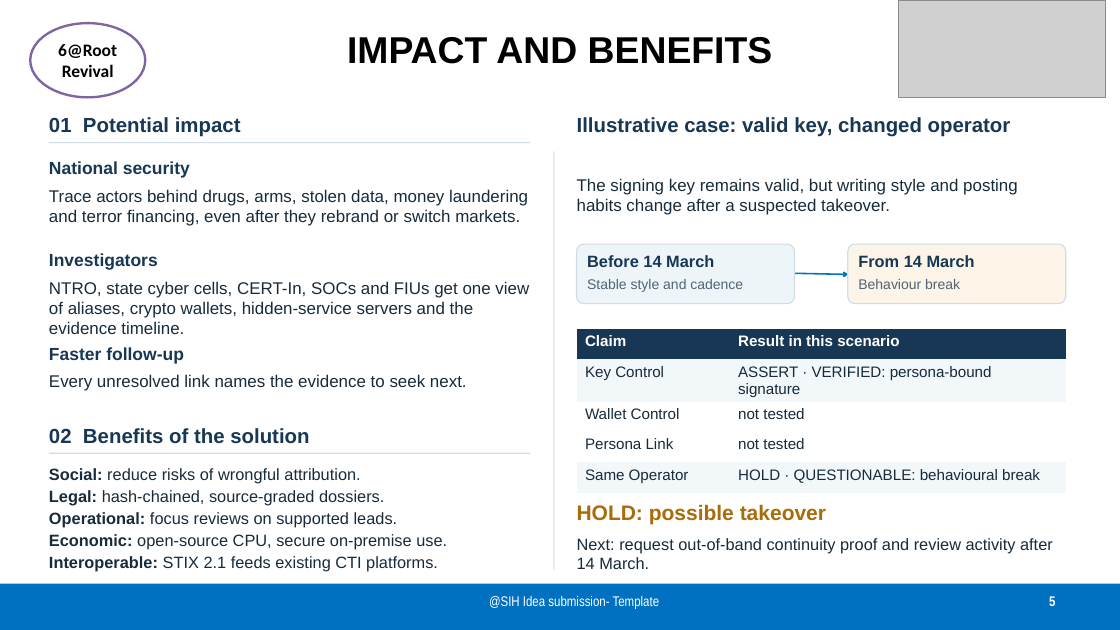
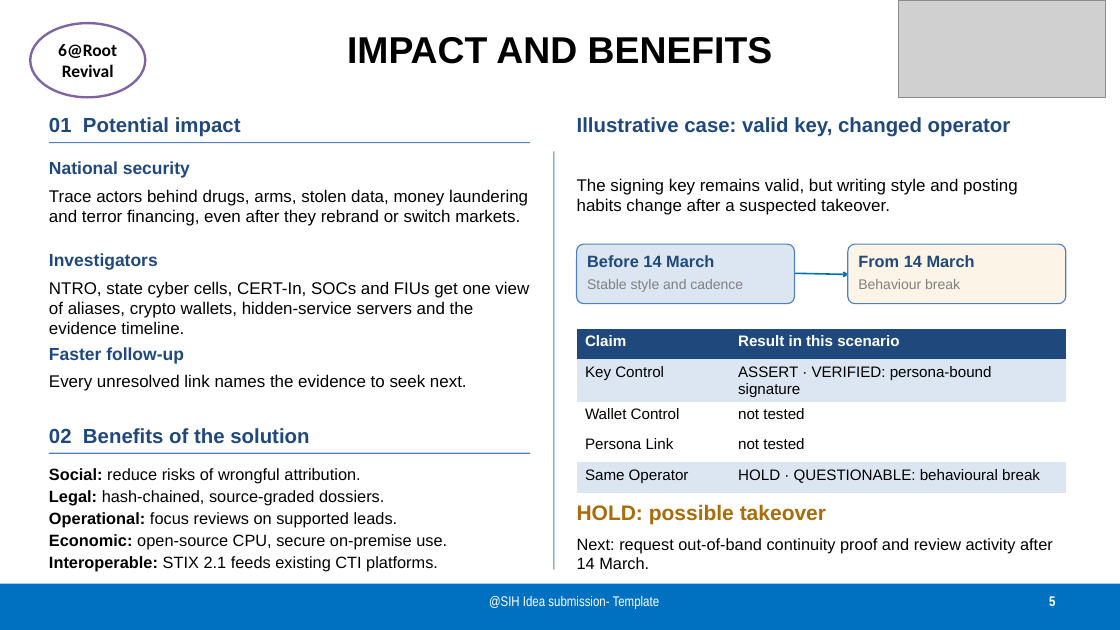
Before and after one commit to nsaharsh11/SakshiAstra, a slide deck: slide 5 of deliverables/SakshiAstra_reviewed.pptx. Drawn at 1120x630 pixels with LibreOffice and Linux fonts; fonts in the diff are those of the drawing; grey boxes stand for pictures. Boxes give left, top, right and bottom in pixels: in the first picture for what was removed or moved away, otherwise in the second. Text is boxed around its words. In the diff, an @@ line names an element or a change of style, - is before the commit and + after.

```diff
--- a/deliverables/SakshiAstra_reviewed.pptx
+++ b/deliverables/SakshiAstra_reviewed.pptx
@@ line (49, 143) - (530, 143): stroke #CFDDE6 1 pt to #4F81BD 1 pt @@
@@ line (554, 151) - (554, 570): stroke #CFDDE6 1 pt to #4F81BD 1 pt @@
@@ rounded rectangle at <box>576,245,794,304</box>: fill #EEF5F9 to #DCE6F2; outline #CFDDE6 1 pt to #4F81BD 1 pt @@
@@ rounded rectangle at <box>848,245,1065,304</box>: outline #CFDDE6 1 pt to #4F81BD 1 pt @@
@@ text colour #173754 to #1F497D in 8 elements at <box>49,117,241,137</box>, <box>49,161,190,178</box>, <box>49,253,158,270</box>, <box>49,347,184,364</box>, <box>49,428,309,444</box>, <box>577,117,1011,137</box>, <box>587,255,714,267</box>, <box>858,255,975,267</box> @@
@@ text "Stable style and cadence" at <box>587,279,743,292</box>: text colour #506473 to #808080 @@
@@ arrow (795, 273) - (849, 275): stroke #0073B9 1.35 pt to #0070C0 1.35 pt @@
@@ text "Behaviour break" at <box>858,279,960,289</box>: text colour #506473 to #808080 @@
@@ table at <box>576,329,1065,496</box> @@
@@ fill #173754 to #1F497D in row 1 @@
@@ fill #F2F7FA to #DCE6F2 in 4 cells @@
@@ text colour #172B3A to #000000 in "Key Control", "ASSERT · VERIFIED: persona-bound signature", "Wallet Control", "not tested" and 4 more places @@
@@ line (49, 454) - (530, 454): stroke #CFDDE6 1 pt to #4F81BD 1 pt @@
@@ text colour #172B3A to #000000 in 10 elements at <box>49,189,528,226</box>, <box>49,281,529,334</box>, <box>49,374,467,391</box>, <box>49,468,360,484</box>, <box>49,490,384,506</box>, <box>49,512,398,528</box>, <box>49,534,447,550</box>, <box>49,556,438,572</box>, <box>577,178,1018,215</box>, <box>577,538,1053,569</box> @@
```
Also in this commit, not shown: 4 other slides changed, 1 other file.
